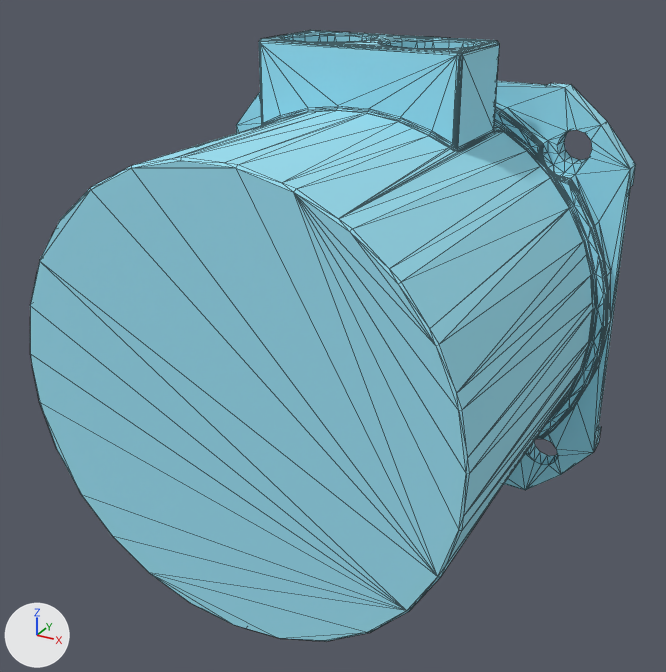
A saved change to the COLLADA model meshes/link0_mesh.dae.
One viewpoint serves both versions: a 50 mm camera at (0.206, -0.478, 0.188) aimed at (0.001, -0.106, 0.002). The axes (+X, +Y, +Z) are drawn at lower left. The lights are the same throughout. Mesh edges are drawn as thin lines. Vertices at the same position are counted once.

The older version as bpy lines, for what is in view:
```python
mat_blinn20 = principled_material('blinn20')
mat_blinn20.base_color = (0.332, 0.768, 0.913)  # cyan #9ce3f5
mat_blinn20.roughness = 0.9
me_base2_m1kshape0 = bpy.data.meshes.new('base2_M1KShape0')
me_base2_m1kshape0.from_pydata(...)  # 1708 vertices, 3428 faces; spans x -0.117..0.117, y -0.202..-0.001, z -0.117..0.14
me_base2_m1kshape0.materials.append(mat_blinn20)  # cyan #9ce3f5
ob_link0 = bpy.data.objects.new('link0', me_base2_m1kshape0)
ob_link0.location = (0.0, 0.0, 0.0)
```
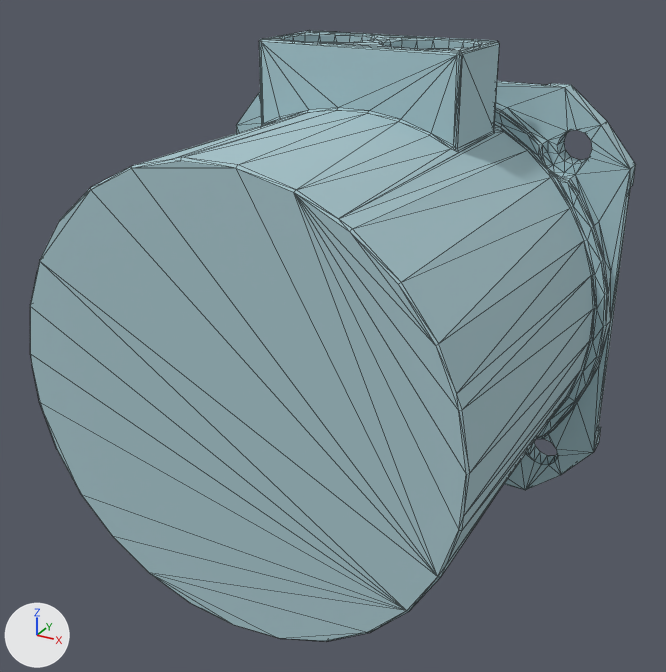
The newer file is also turned or shifted as a whole; pictures and numbers use the older file's frame.

Location of each change, (x1, y1, x2, y2) in pixels of the pictures (666 x 672 px):
'link0', recoloured, reshaped: before (30, 30, 636, 641); after (30, 31, 636, 641)
part 1 of me_base2_m1kshape0, cut back: before (40, 30, 611, 641); after (236, 31, 600, 429)

Patch to the scene script:
```diff
--- a/meshes/link0_mesh.dae.py
+++ b/meshes/link0_mesh.dae.py
@@ mat_blinn20 @@
 mat_blinn20 = principled_material('blinn20')
-mat_blinn20.base_color = (0.332, 0.768, 0.913)  # cyan #9ce3f5
+mat_blinn20.base_color = (0.392, 0.57, 0.615)  # cyan #a8c7ce
 mat_blinn20.roughness = 0.9
@@ me_base2_m1kshape0 @@
 # used by ob_link0; location = (0.0, 0.0, 0.0)
-me_base2_m1kshape0.from_pydata(...)  # 1708 vertices, 3428 faces; spans x -0.117..0.117, y -0.202..-0.001, z -0.117..0.14
+me_base2_m1kshape0.from_pydata(...)  # 826 vertices, 1664 faces; spans x -0.117..0.117, y -0.202..-0.001, z -0.117..0.14
+# me_base2_m1kshape0 part 1: 23 vertices moved within x -0.101..0.101, y -0.086..-0.022, z -0.111..0.14; 960 vertices removed from x -0.117..0.117, y -0.2..-0.001, z -0.117..0.14; 78 vertices added at x -0.108..0.111, y -0.201..-0.001, z -0.116..0.14
 me_base2_m1kshape0.materials.append(mat_blinn20)
```
